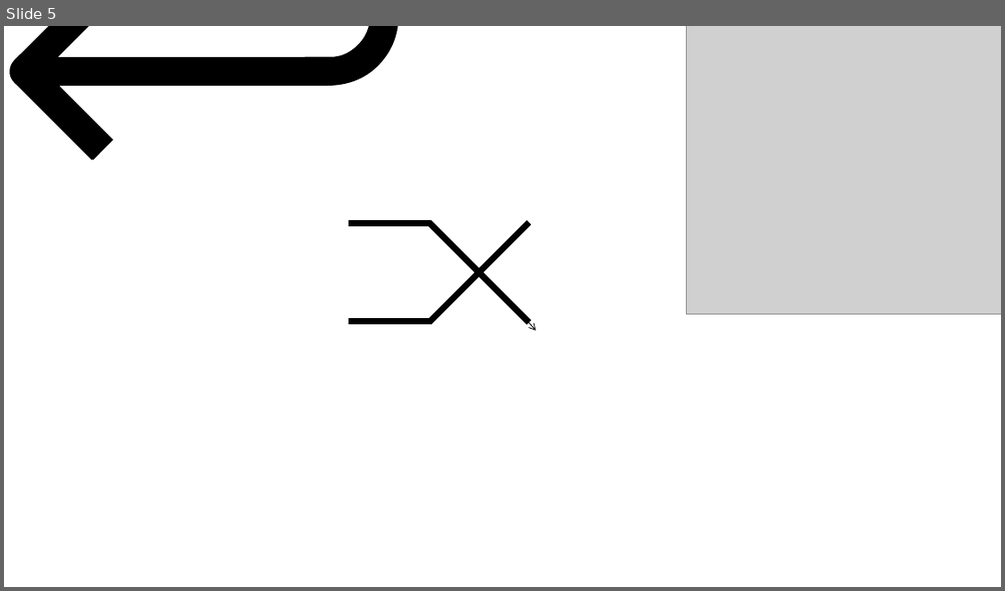
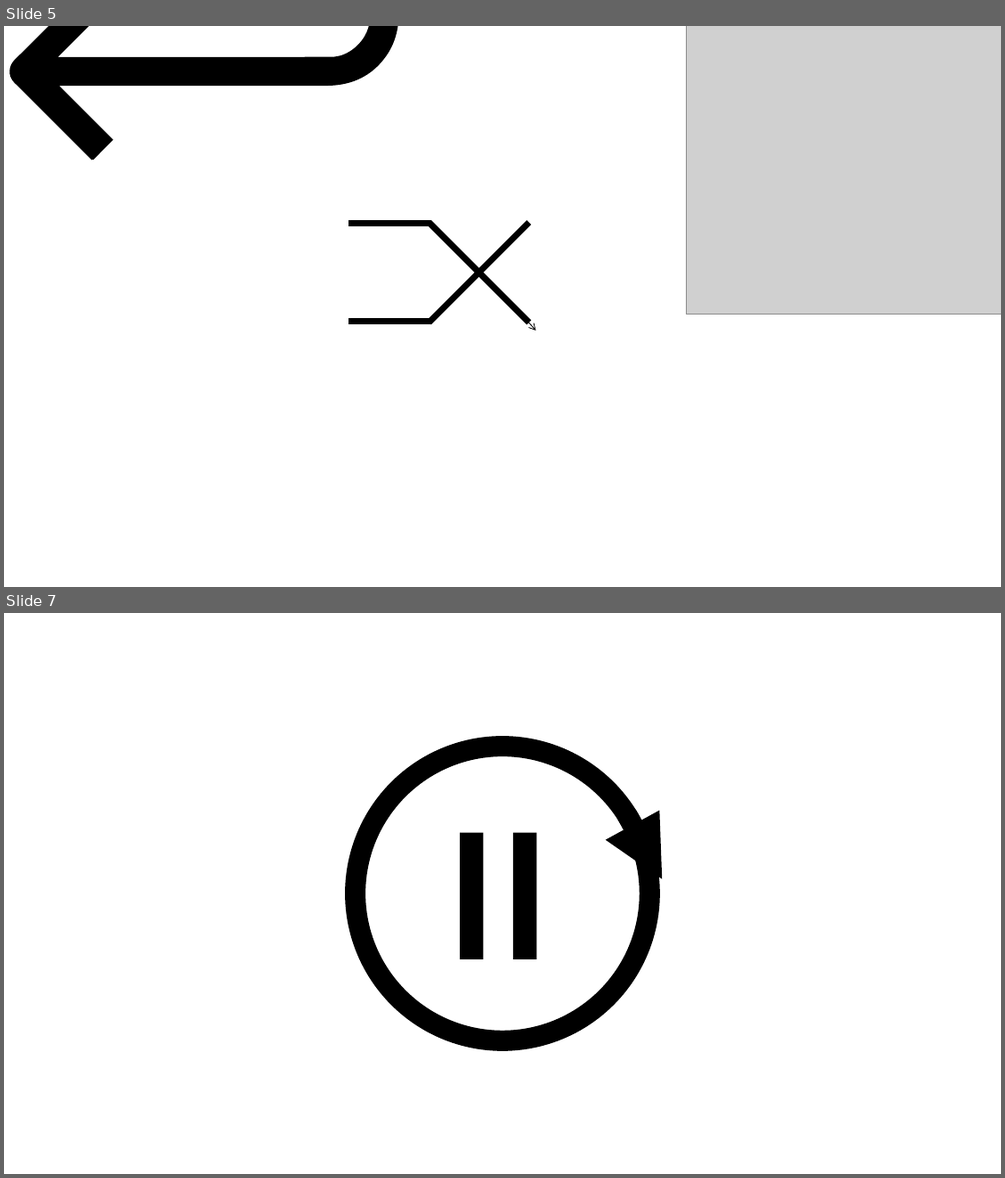
Before and after one commit to abman95/mp3Player, a slide deck: Wallpaper/Music Player Icons Selfmade.pptx. Shown one above the other, each under a label of ours: slide 5 before the commit, slides 5 and 7 after it; the slides between them are not shown. The pictures are 1005x591 and 1005x1178 pixels, drawn with LibreOffice and Linux fonts; fonts in the diff are those of the drawing; grey boxes stand for pictures; background and template pictures are left out. Boxes give left, top, right and bottom in pixels: in the first picture for what was removed or moved away, otherwise in the second. Text is boxed around its words. In the diff, an @@ line names an element or a change of style, - is before the commit and + after.

```diff
--- a/Wallpaper/Music Player Icons Selfmade.pptx
+++ b/Wallpaper/Music Player Icons Selfmade.pptx
@@ slide 7 added at (x1=4, y1=613, x2=1001, y2=1174), background #FFFFFF @@
@@ ellipse added at (x1=356, y1=747, x2=650, y2=1041), outline #000000 19.75 pt @@
@@ arrow added from (631, 823) to (662, 879), #000000 19.75 pt @@
@@ rectangle added at (x1=461, y1=833, x2=484, y2=959), fill #000000 @@
@@ rectangle added at (x1=513, y1=833, x2=536, y2=959), fill #000000 @@
@@ ellipse added at (x1=718, y1=850, x2=909, y2=957), fill #FFFFFF, outline #FFFFFF 1 pt @@
```
Also in this commit, not shown: 1 other slide added, 8 other files.
